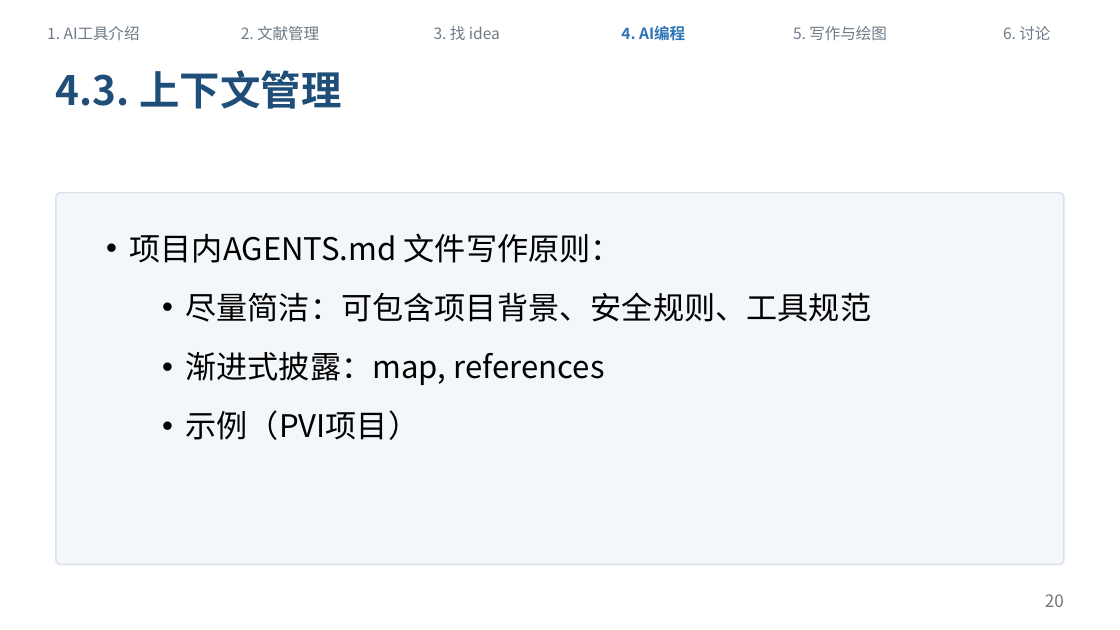
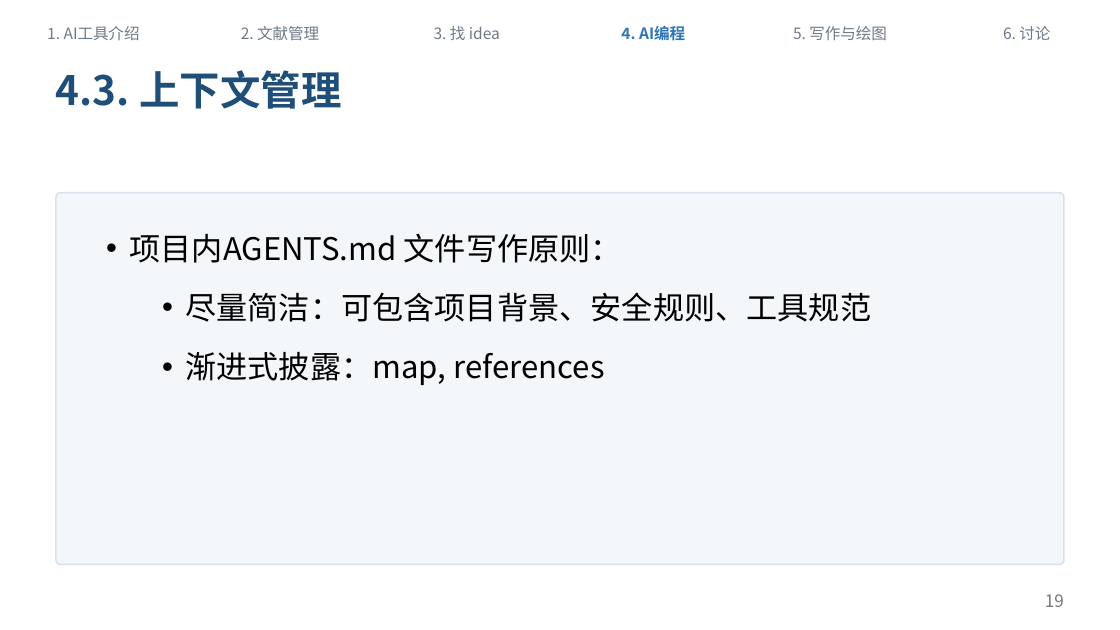
Before and after one commit to sicilyala/ai_sharing, a slide deck: slide 19 of docs/ai-workflow-sharing-v1.pptx (slide 20 before the commit). Drawn at 1120x630 pixels with LibreOffice and Linux fonts; fonts in the diff are those of the drawing. Boxes give left, top, right and bottom in pixels: in the first picture for what was removed or moved away, otherwise in the second. Text is boxed around its words. In the diff, an @@ line names an element or a change of style, - is before the commit and + after.

```diff
--- a/docs/ai-workflow-sharing-v1.pptx
+++ b/docs/ai-workflow-sharing-v1.pptx
@@ text at [186,410,420,440]: paragraph removed @@
-  • 示例（PVI项目）
@@ page number at [1045,594,1064,607]: text changed @@
-20
+19
```
Also in this commit, not shown: 9 other slides changed, 1 slide removed, 7 other files.
